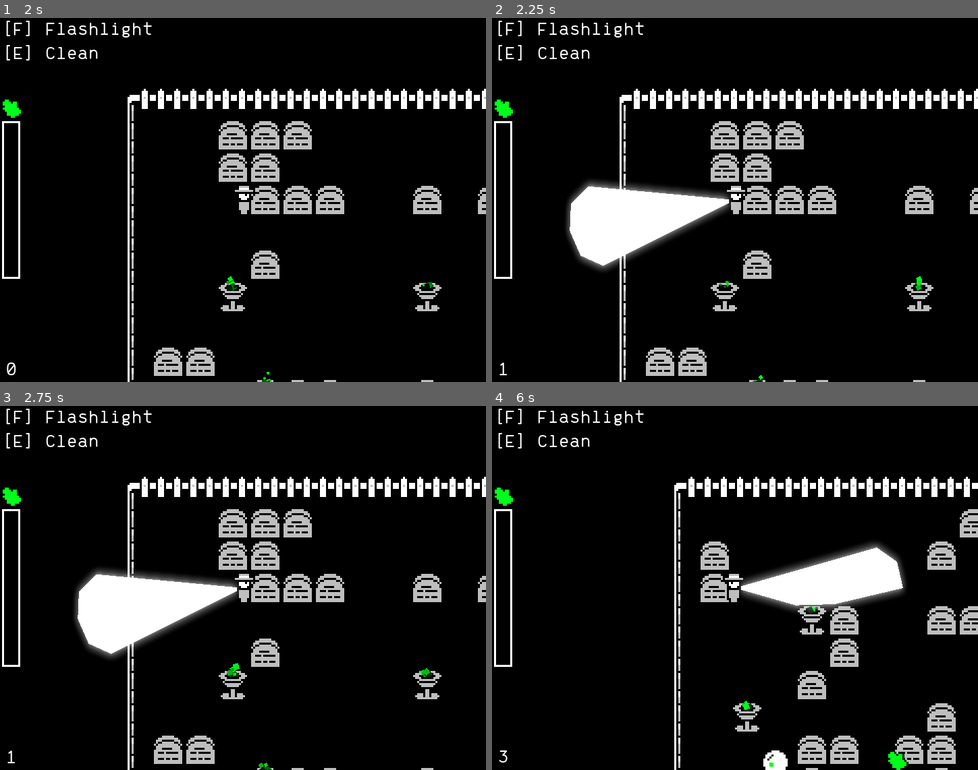
Above: before the commit, frames 1-4 (two rows, left to right).
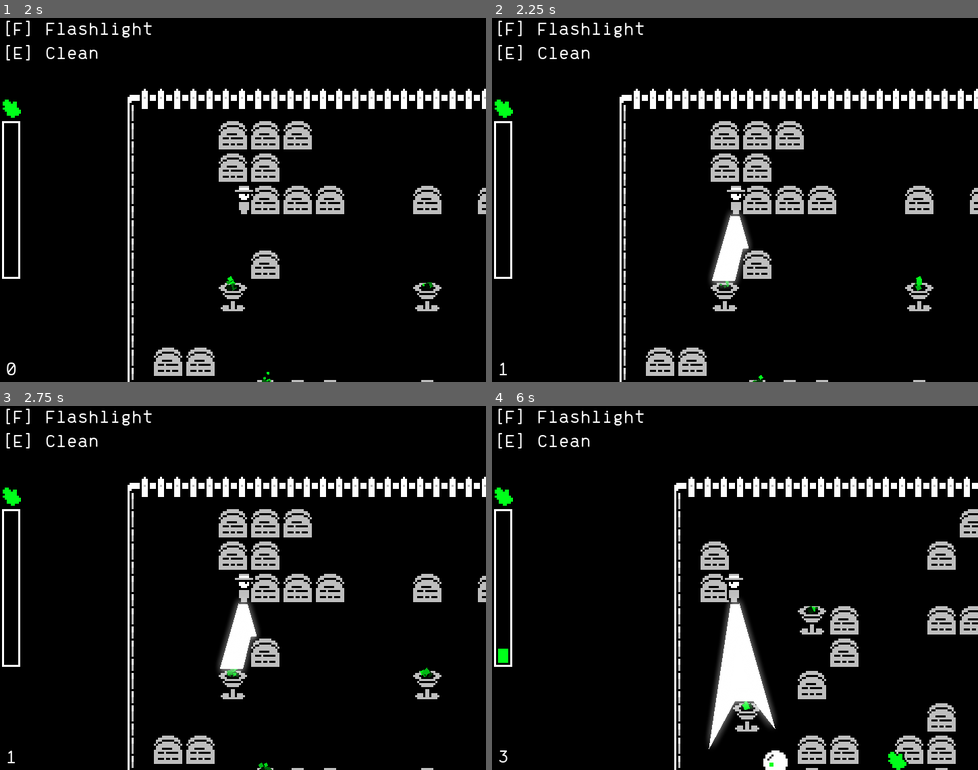
Above: after the commit, the same moments.

Repository: lucille-d/pixelles-2021
Game: Godot game, scene res://scenes/menus/Menu.tscn
Two runs of this game, one before a commit and one after it. Both use one fixed random seed, a clock stepped at 60 frames per second and the inputs below. Sound files missing from this copy of the repository are replaced by a short silence.
Inputs (mouse positions are in pixels of both pictures, inside the frame that each line leads up to):
- Up to frame 1 (2 s): click "Start" at 0.5 s; tap Enter (ui_accept) at 1.25, 1.52 s; move the mouse to (349, 181) at 1.27 s; hold D (move_right) from 1.28 s (still down); tap F (activate_light) at 1.35 s
- Up to frame 2 (2.25 s): tap Enter (ui_accept) at 2 s; move the mouse to (637, 218) at 2.02 s; release D (move_right) at 2.03 s; hold Down (shoot_down) from 2.03 s (still down); tap E (clean) at 2.1 s
- Up to frame 3 (2.75 s): keep holding Down (shoot_down); tap Enter (ui_accept) at 2.27 s
- Up to frame 4 (6 s): tap 0 (restart) at 2.75 s; move the mouse to (783, 507) at 2.77 s; release Down (shoot_down) at 2.78 s; hold D (move_right) 2.78-3.53 s; tap F (activate_light) at 2.85, 4.35, 5.85 s; move the mouse to (710, 660) at 3.52 s; hold Up (shoot_up) 3.53-4.28 s; tap E (clean) at 3.6, 5.1 s; tap Enter (ui_accept) at 3.77, 4.52, 5.27 s; move the mouse to (880, 642) at 4.27 s; hold A (move_left) 4.28-5.78 s; move the mouse to (589, 533) at 5.02 s; move the mouse to (759, 588) at 5.77 s; hold Down (shoot_down) from 5.78 s (still down)

Frame 1 is identical in both runs. In frame 2, 6.4% of the frame differs, in the area x 15-54%, y 44-75%; in frame 3, 6.4%; in frame 4, 7.2%, in the area x 1-86%, y 37-95%.

Commit message:
(fix) ui bar input

Diff:
--- a/scenes/nodes/Player.gd
+++ b/scenes/nodes/Player.gd
@@ -34,7 +34,7 @@
 
 var nearby_goo = []
 
-var control_type = 2 # 1 = keyboard, 2 = mouse
+var control_type = 1 # 1 = keyboard, 2 = mouse
 
 func _ready():
 	toggle_flashlight(false, true)
--- a/scenes/nodes/ui/UIBar.gd
+++ b/scenes/nodes/ui/UIBar.gd
@@ -23,10 +23,10 @@
 func _process(_delta):
 	bar_fill.rect_size.y = value * MAX_SIZE / 100
 
-	if Input.is_action_just_pressed("shoot_up"):
-		set_value(value + 10)
-	if Input.is_action_just_pressed("shoot_down"):
-		set_value(value - 10)
+#	if Input.is_action_just_pressed("shoot_up"):
+#		set_value(value + 10)
+#	if Input.is_action_just_pressed("shoot_down"):
+#		set_value(value - 10)
 
 func set_value(new_value):
 	var old_value = value
